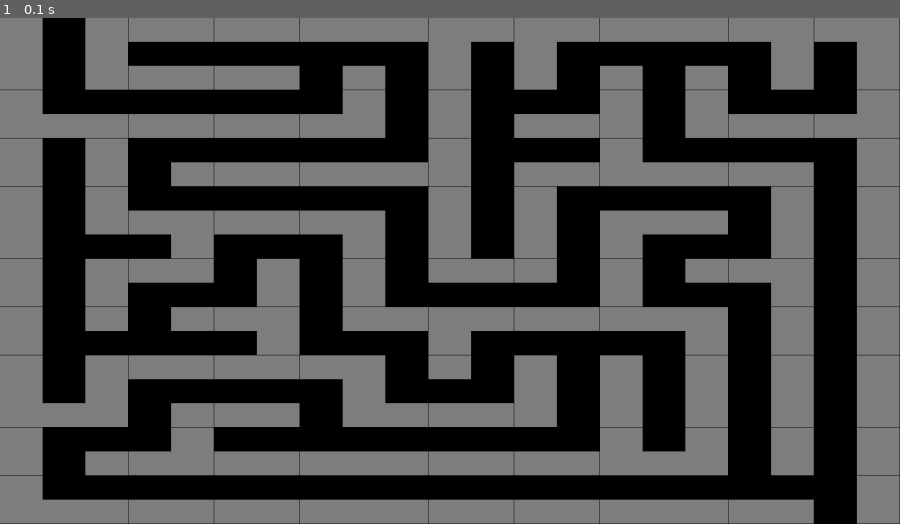
Above: before the commit, frame 1.
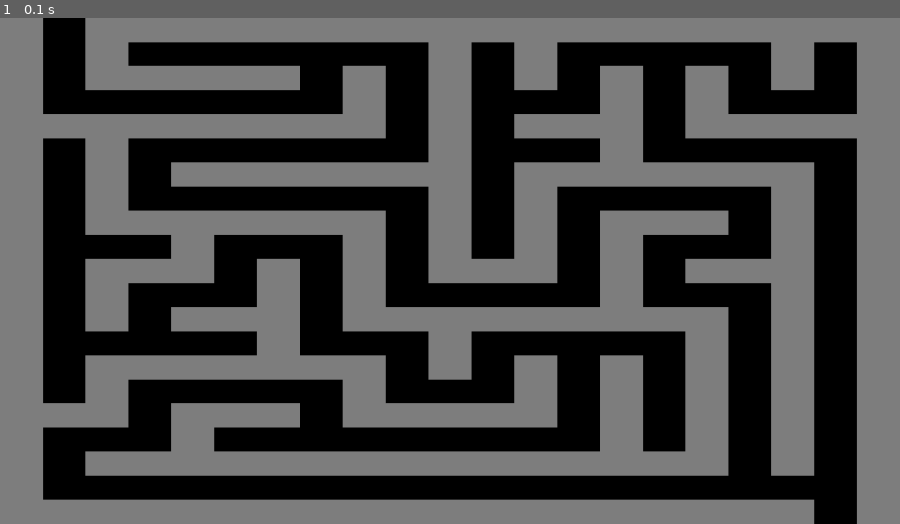
Above: after the commit, the same moment.

Repository: Nuety/Python-Maze
Game: pygame game, started from Core/visualizer.py
Same seed, same stepped clock (60 frames per second), same inputs: the game is played once before the commit and once after it.
Inputs:
- Up to frame 1 (0.1 s): no input

The runs differ from the first frame. In frame 1, 2.7% of the frame differs, in the area x 0-100%, y 0-100%.

Commit message:
Optimized wall generation

Diff:
--- a/Core/visualizer.py
+++ b/Core/visualizer.py
@@ -13,8 +13,6 @@
 xCells = 10
 cellwidth = win_width / ((xCells * 2) + 1)
 cellheight = win_height / ((yCells * 2) + 1)
-
-
 
 pygame.init()
 win = pygame.display.set_mode((win_width, win_height))
@@ -32,16 +30,9 @@
     for i in range(int(((xCells * 2) + 1))):
         for j in range(int(((yCells * 2) + 1))):
             if maze[j][i] == True:
-                for c in range(int(cellwidth)):
-                    for c2 in range(int(cellheight)):
-                        pygame.draw.line(win, (127, 127, 127), (i * cellwidth, j * cellheight), (i * cellwidth + c, j * cellheight + c2))
-
+                pygame.draw.rect(win, (127, 127, 127), pygame.Rect(i * cellwidth, j * cellheight, cellwidth + 1, cellheight + 1))
 
     pygame.display.update()
-
-
-
-
 
     while True:
         for event in pygame.event.get():
